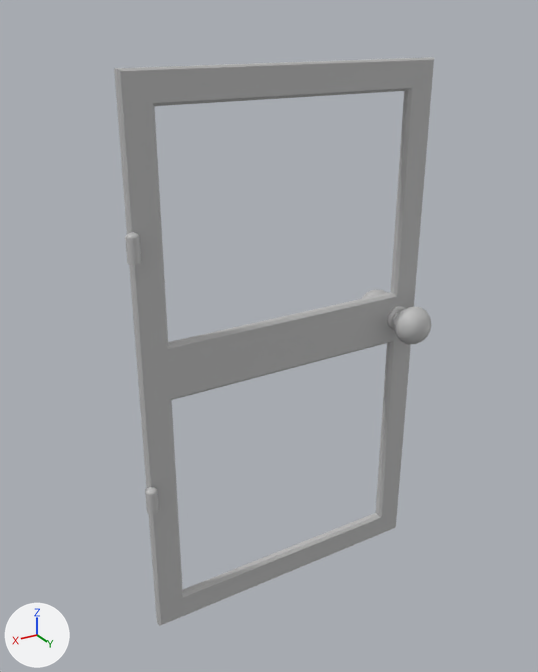
The FBX model Assets/08_Anim/3D/Porte_Vitre_Anim.fbx, before and after one commit.
Both versions are drawn from a camera (50 mm lens) standing at (1.34, 2.09, 2.13) and looking at (0.06, -0.04, 1.06). The lights are fixed; the arrows at lower left show +X, +Y and +Z. Where no turn or scale is listed for an object, it has been applied to the vertices.

In view in the first picture: 'Porte_Vitrée'.
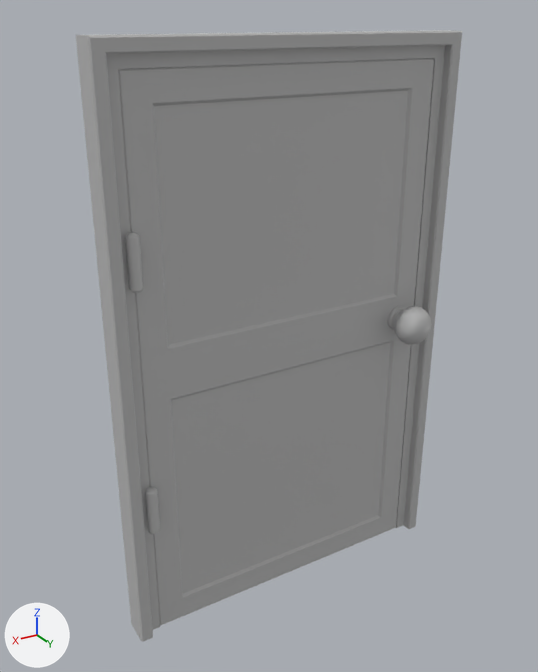
Where the change shows, as pixel boxes [x1, y1, x2, y2] in the pictures (538 x 672 px):
'Vitre_Porte_2', added: after [155, 91, 408, 345]
'Encadrement_Porte', added: after [76, 30, 462, 642]
'Vitre_Porte_1', added: after [172, 342, 390, 593]

The edits, one by one:
Mesh me_mesh_003 is new.
It is a box spanning x -1.052..-0.107, y -0.052..-0.032, z 0.105..0.938.
It uses material mat_lambert1 (grey #bcbcbc).
Mesh me_mesh_1 is new.
It has 219 vertices, 247 faces and spans x -0.66..0.66, y -0.06..0.06, z 0.0..2.08.
It uses material mat_lambert1 (grey #bcbcbc).
Mesh me_mesh_002 is new.
It is a box spanning x -1.052..-0.107, y -0.052..-0.032, z 1.142..1.89.
It uses material mat_lambert1 (grey #bcbcbc).
Object 'Vitre_Porte_1' (ob_vitre_porte_1) is new; it shows me_mesh_003.
Its location is (0.58, 0.042, 0.0).
Object 'Encadrement_Porte' (ob_encadrement_porte) is new; it shows me_mesh_1.
Its location is (0.0, 0.0, 0.0).
Object 'Vitre_Porte_2' (ob_vitre_porte_2) is new; it shows me_mesh_002.
Its location is (0.58, 0.042, 0.0).
